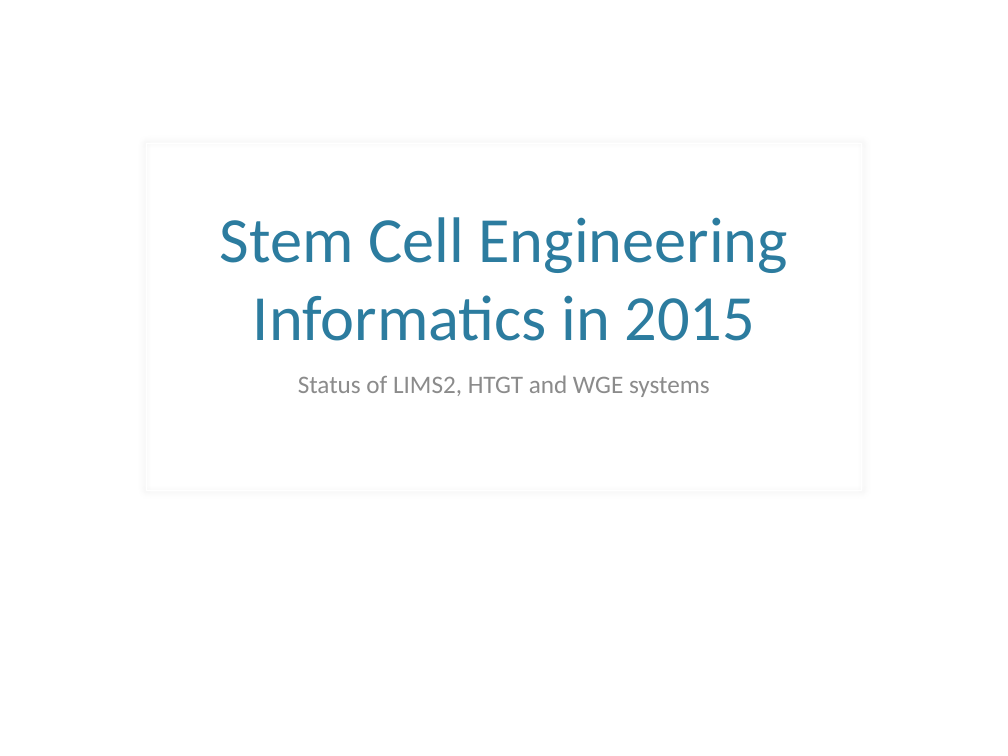
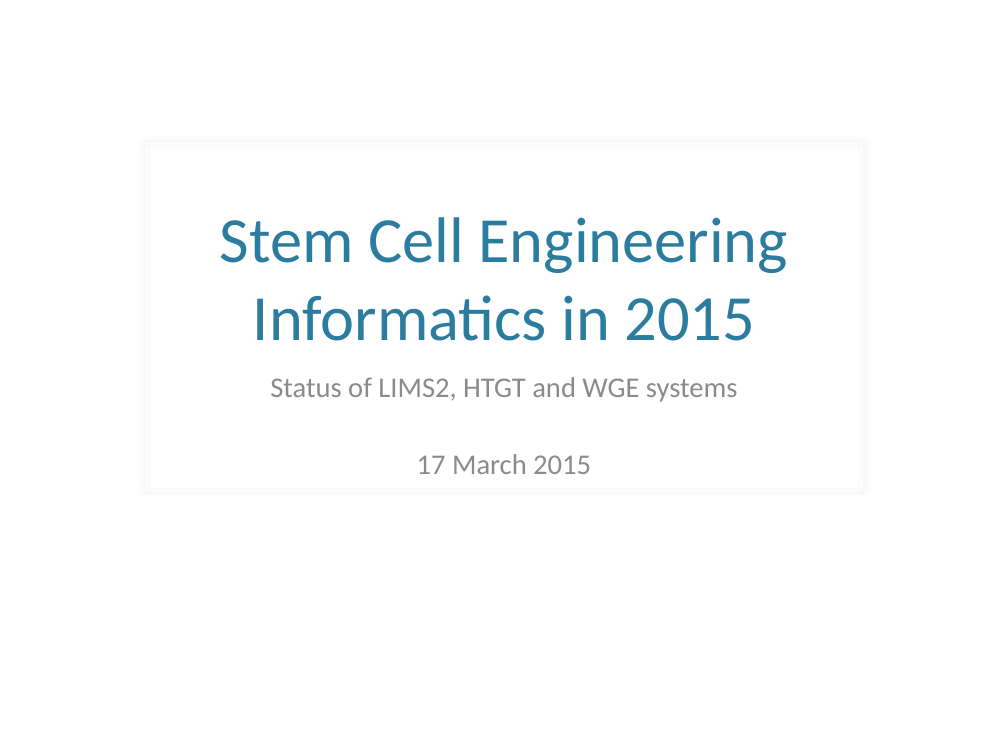
Before and after one commit to htgt/Docs, a slide deck: slide 1 of IMG-2015.pptx. Drawn at 1008x756 pixels with LibreOffice and Linux fonts; fonts in the diff are those of the drawing; background and template pictures are left out. Boxes give left, top, right and bottom in pixels: in the first picture for what was removed or moved away, otherwise in the second. Text is boxed around its words. In the diff, an @@ line names an element or a change of style, - is before the commit and + after.

```diff
--- a/IMG-2015.pptx
+++ b/IMG-2015.pptx
@@ subtitle at (270, 377, 738, 402): size 18 to 20.4 pt in "Status of LIMS2, HTGT and WGE systems" @@
@@ subtitle at (417, 454, 591, 474): paragraph added @@
+17 March 2015
```
Also in this commit, not shown: 3 other slides changed, 5 slides added.
